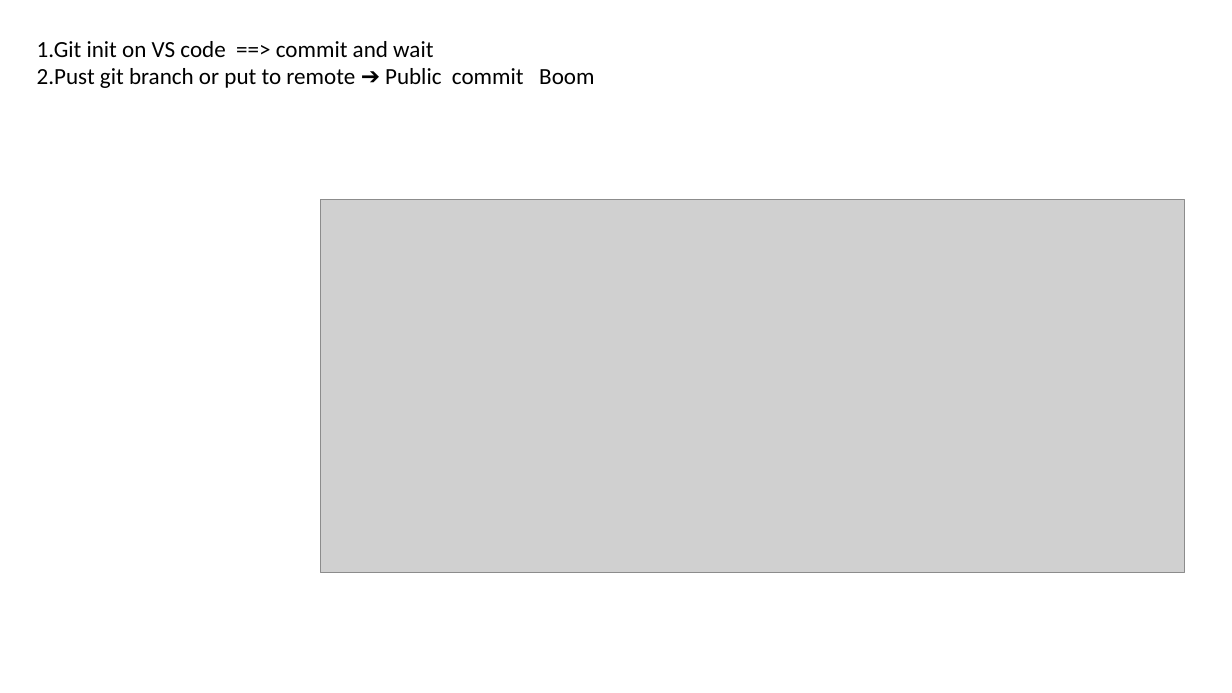
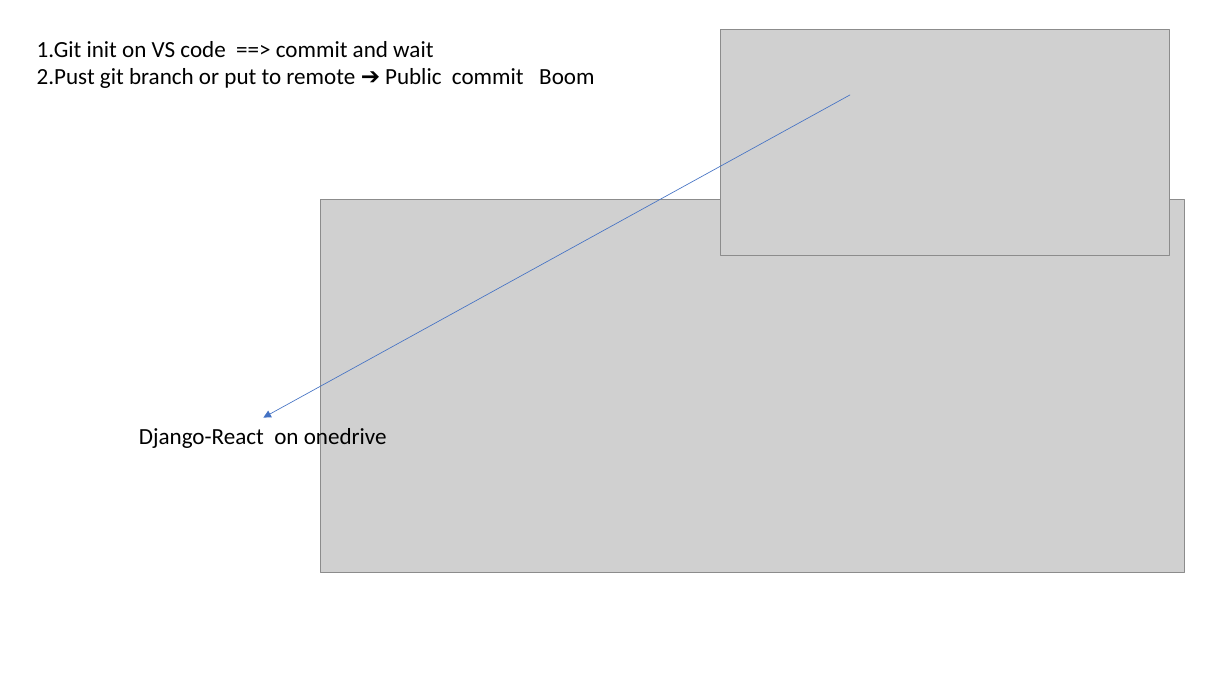
Before and after one commit to Witaya252525/Django_ProJect_2024, a slide deck: slide 3 of Project_001/MEMO.pptx. Drawn at 1232x693 pixels with LibreOffice and Linux fonts; fonts in the diff are those of the drawing; grey boxes stand for pictures. Boxes give left, top, right and bottom in pixels: in the first picture for what was removed or moved away, otherwise in the second. Text is boxed around its words. In the diff, an @@ line names an element or a change of style, - is before the commit and + after.

```diff
--- a/Project_001/MEMO.pptx
+++ b/Project_001/MEMO.pptx
@@ picture added at [721,30,1170,256] @@
@@ arrow added from (850, 95) to (263, 418), #4472C4 0.5 pt @@
@@ text added at [139,425,387,451], 18 pt, text #000000 @@
+Django-React on onedrive
```
Also in this commit, not shown: 1 slide added, 1 slide removed.
